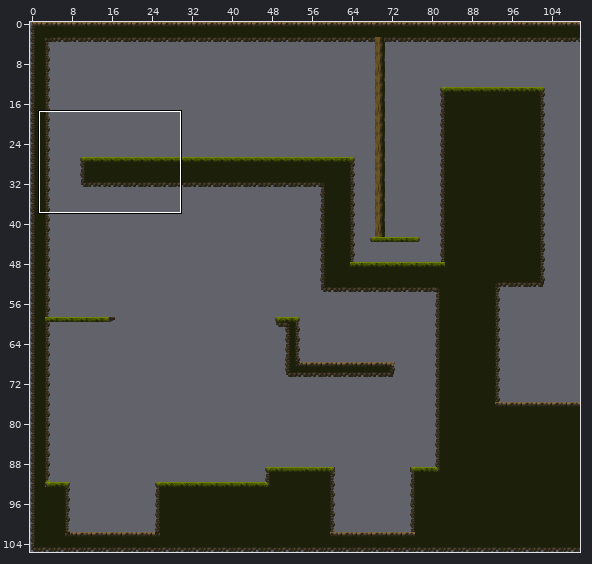
A Tiled map gets an edit: levels/level1.tmx. The first picture is a wide view before the edit; the outline marks the close-up.
Close-up. Old version:
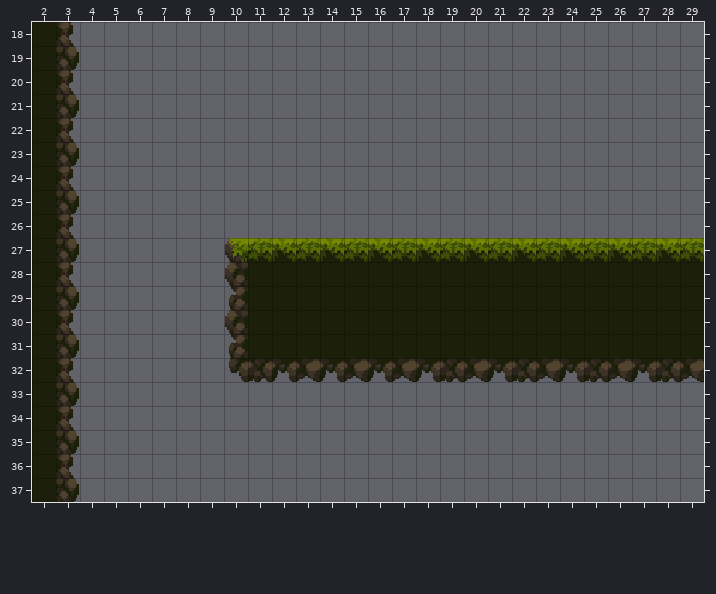
Cells are 16x16 px. Shown: x 2..29, y 18..37. The commit also changed other parts of the map, which this record leaves out.
The same view after the edit:
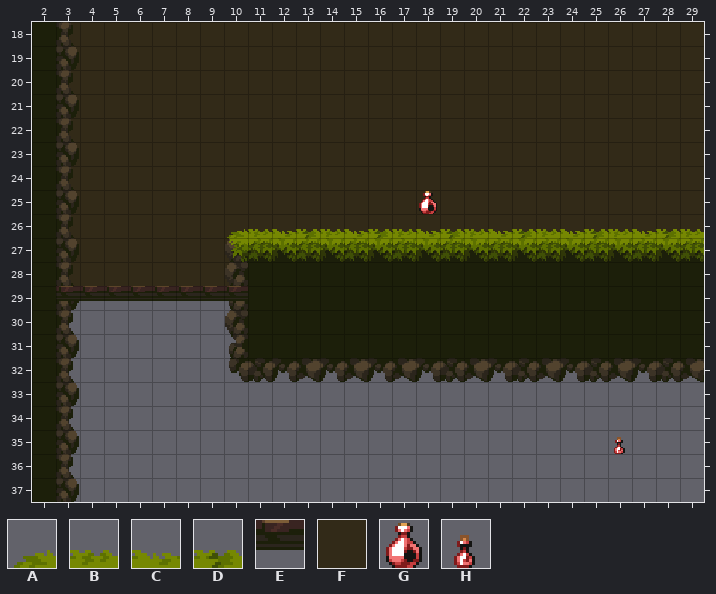
Key: from "Tiles": A 0, B 1, C 2, D 3, E 156, F 282, G 565, H 615.
_ is an empty cell.
Tiles of an added or newly shown layer are drawn over the layers below it.
Changes in this commit:
Layer "backpng" (now shown):
y 18..26: x 3..29 ___________________________ -> FFFFFFFFFFFFFFFFFFFFFFFFFFF
y 27..28: x 3..10 ________ -> FFFFFFFF
Layer "enemy" (now shown):
y 25: x 18 _ -> G
y 35: x 26 _ -> H
Layer "decoration" (now shown):
y 26: x 10..29 ____________________ -> ABCDBCDBCDBCDBCDBCDB
Layer "jumpable" (now shown):
y 29: x 3..10 ________ -> EEEEEEEE
Where, in picture pixels (left, top, right, bottom), the same in both close-ups:
added: (56, 22, 704, 301)
added: (614, 437, 625, 454)
